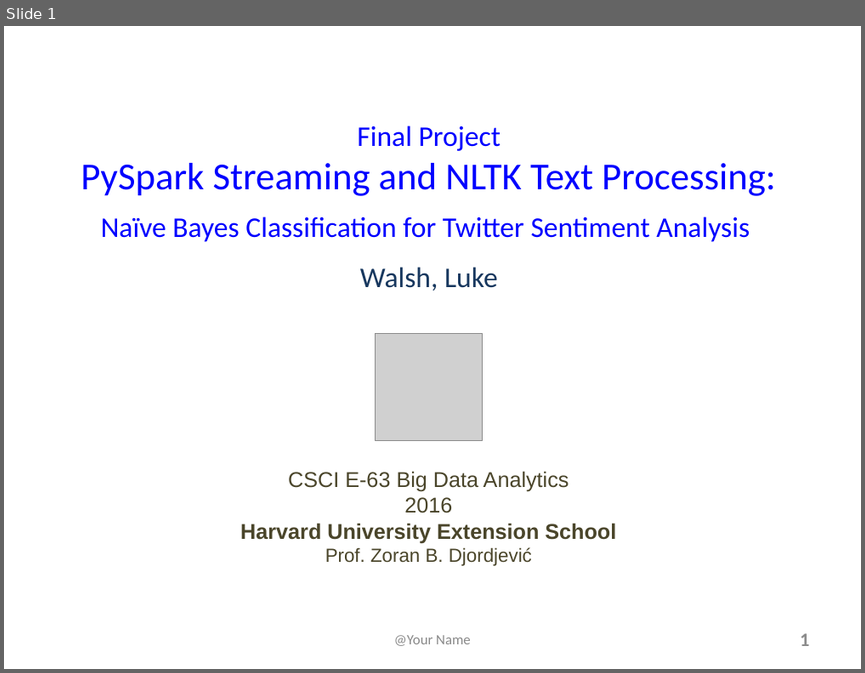
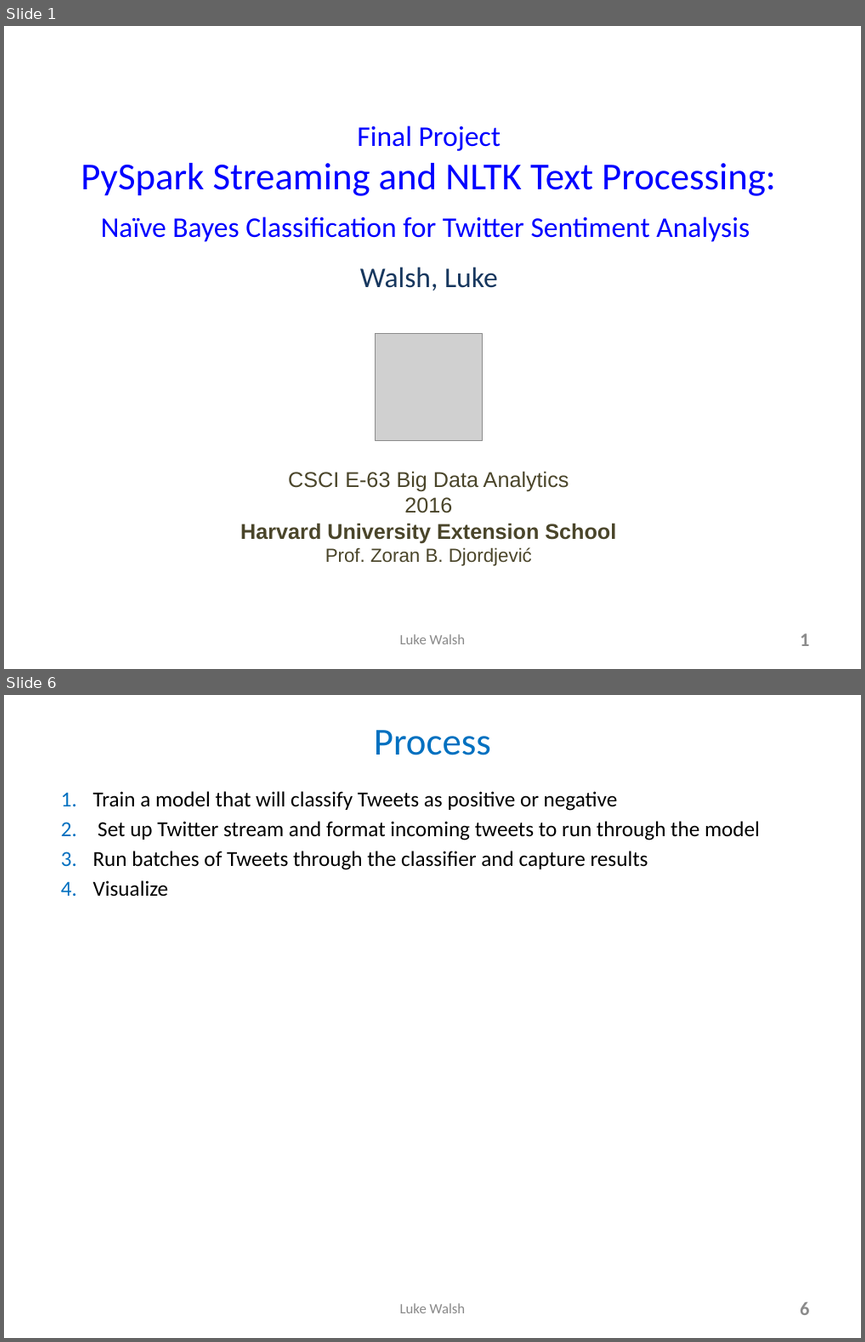
Before and after one commit to lukewalshct/Twitter_Sentiment, a slide deck: LWalsh_FinalProjectSlides.pptx. Shown one above the other, each under a label of ours: slide 1 before the commit, slides 1 and 6 after it; the slides between them are not shown. The pictures are 865x673 and 865x1342 pixels, drawn with LibreOffice and Linux fonts; fonts in the diff are those of the drawing; grey boxes stand for pictures. Boxes give left, top, right and bottom in pixels: in the first picture for what was removed or moved away, otherwise in the second. Text is boxed around its words. In the diff, an @@ line names an element or a change of style, - is before the commit and + after.

```diff
--- a/LWalsh_FinalProjectSlides.pptx
+++ b/LWalsh_FinalProjectSlides.pptx
@@ slide 6 added at (x1=4, y1=695, x2=861, y2=1338), background #FFFFFF @@
@@ title added at (x1=374, y1=730, x2=491, y2=755), 32 pt, text #0070C0 @@
+Process
@@ text added at (x1=93, y1=791, x2=760, y2=896), 18 pt, text #000000 @@
+1. Train a model that will classify Tweets as positive or negative
+2. Set up Twitter stream and format incoming tweets to run through the model
+3. Run batches of Tweets through the classifier and capture results
+4. Visualize
@@ text added at (x1=400, y1=1303, x2=466, y2=1313), 12 pt, text #898989 @@
+Luke Walsh
@@ page number added at (x1=800, y1=1302, x2=809, y2=1315), 16 pt, text #8C8C8C, bold @@
+6
@@ slide 1 changed as well @@
@@ text at (x1=400, y1=634, x2=466, y2=644): text changed @@
-@Your Name
+Luke Walsh
```
Also in this commit, not shown: 2 other slides changed, 8 other slides added, 2 other files.
